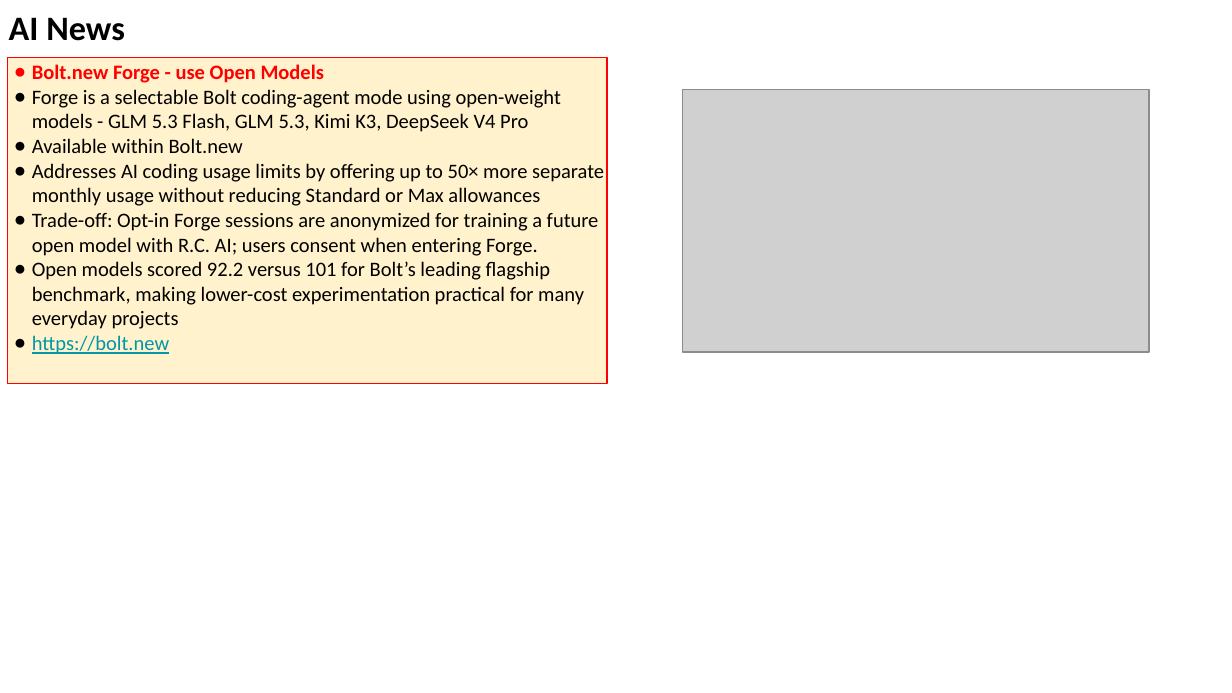
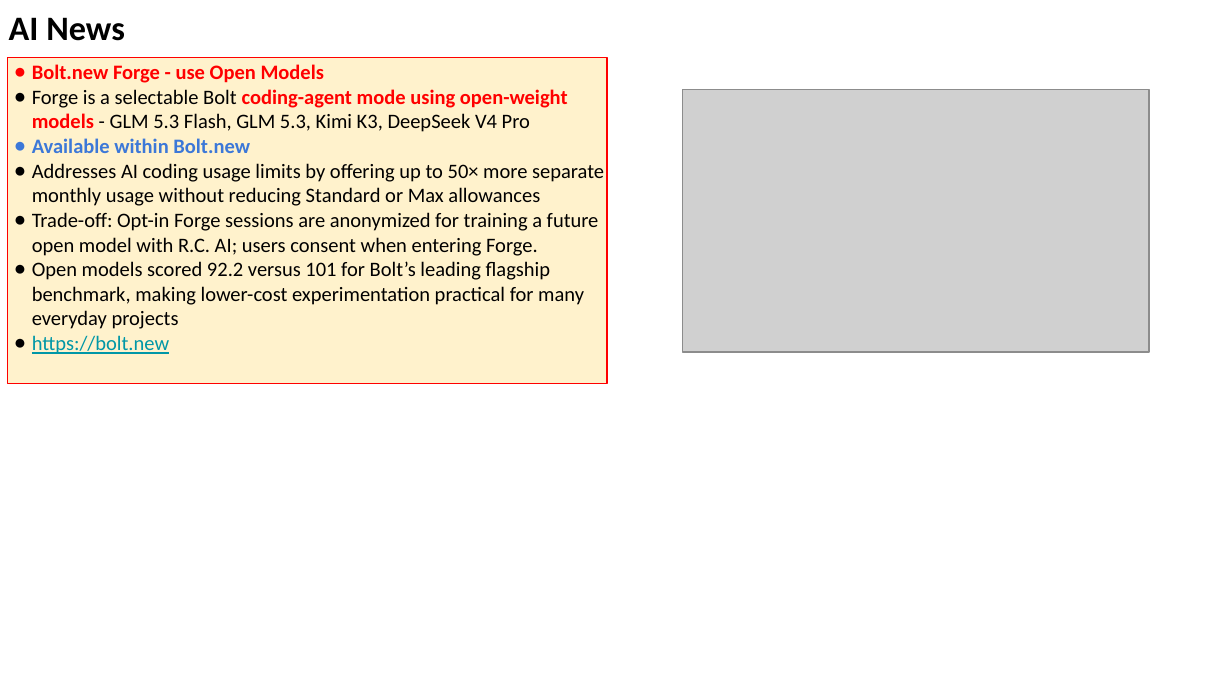
Before and after one commit to lselector/seminar, a slide deck: slide 14 of 2026/2026-09-25-AI-News.pptx (slide 12 before the commit). Drawn at 1232x693 pixels with LibreOffice and Linux fonts; fonts in the diff are those of the drawing; grey boxes stand for pictures. Boxes give left, top, right and bottom in pixels: in the first picture for what was removed or moved away, otherwise in the second. Text is boxed around its words. In the diff, an @@ line names an element or a change of style, - is before the commit and + after.

```diff
--- a/2026/2026-09-25-AI-News.pptx
+++ b/2026/2026-09-25-AI-News.pptx
@@ text in rectangle at bbox=[32, 89, 568, 153]: text colour #000000 to #FF0000 in "coding-agent mode using open-weight models"; bold on in "coding-agent mode using open-weight models", "Available within Bolt.new"; text colour #000000 to #3C78D8 in "Available within Bolt.new"; bullet colour #000000 to #3C78D8 @@
```
Also in this commit, not shown: 4 other slides changed, 9 slides added.
